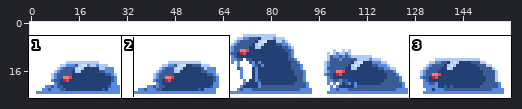
Sprite sheet: images/slime/attack.png. Above, an overview of the earlier version with the close-up marked.
Close-up. Old version:
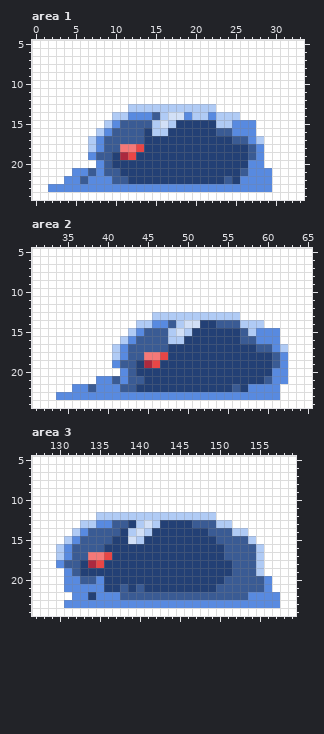
The file is 160x25 pixels. Shown: area 1: x 0..33, y 5..24; area 2: x 31..65, y 5..24; area 3: x 127..159, y 5..24. The commit also changed other parts of the picture, which this record leaves out.
The same view after the edit:
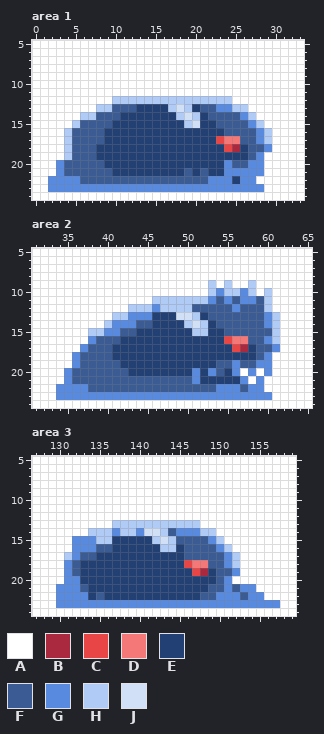
Palette (. is transparent): A #ffffff  B #ab293f  C #e84646  D #f57878  E #234075  F #3a5b94  G #588ae0  H #b0cbf5  J #d2e0f7
Edits made:
--- area 1
@@ x 0..33 @@
 11 AAAAAAAAAAAAAAAAAAAAAAAAAAAAAAAAAA
-12 AAAAAAAAAAAAAAAAAAAAAAAAAAAAAAAAAA
-13 AAAAAAAAAAAAHHHHHHHHHHHAAAAAAAAAAA
-14 AAAAAAAAAAHHGGGFHJJGHHGHHHAAAAAAAA
-15 AAAAAAAAAHGFFFFHJHEEEEEHHGGGAAAAAA
-16 AAAAAAAAHGFFFFEHHEEEEEEFFGGGAAAAAA
-17 AAAAAAAHGFFFFFEEEEEEEEEEEFFGHAAAAA
-18 AAAAAAAHGFFDDCEEEEEEEEEEEEEFGAAAAA
-19 AAAAAAAGFFEBCEEEEEEEEEEEEEEFGAAAAA
-20 AAAAAAAAGFEEEEEEEEEEEEEEEEEGGAAAAA
-21 AAAAAGGFGFFEEEEEEEEEEEEEEEFGGGAAAA
-22 AAAAGGFGGGFFEEEEEEEEEEEEFEGGGGAAAA
-23 AAGGGGGGGGGGGGGGGGGGGGGGGGGGGGAAAA
+12 AAAAAAAAAAHHHHHHHHHHHHHHHAAAAAAAAA
+13 AAAAAAAAHHFFFEEEEHJHEFFGGHHAAAAAAA
+14 AAAAAAHHFFFEEEEEEEHJHEFFFFGHAAAAAA
+15 AAAAAHFFFFEEEEEEEEEHJEEFFFFGHAAAAA
+16 AAAAHFFFFEEEEEEEEEEEEEEEFFFFGHAAAA
+17 AAAAHFFFFEEEEEEEEEEEEEECDDFFGHAAAA
+18 AAAAHFFFEEEEEEEEEEEEEEEECBEFFGAAAA
+19 AAAAHFFFEEEEEEEEEEEEEEEEEEEFGAAAAA
+20 AAAGFFFFFEEEEEEEEEEEEEEEGFFGGAAAAA
+21 AAAGFFFFFFEEEEEEEEEFEFEEGGGGGAAAAA
+22 AAGGGGFFFFFFFFFFFFFFFFGGGEGGAAAAAA
+23 AAGGGGGGGGGGGGGGGGGGGGGGGGGGGAAAAA
 24 AAAAAAAAAAAAAAAAAAAAAAAAAAAAAAAAAA
--- area 2
@@ x 31..65 @@
  8 AAAAAAAAAAAAAAAAAAAAAAAAAAAAAAAAAAA
- 9 AAAAAAAAAAAAAAAAAAAAAAAAAAAAAAAAAAA
-10 AAAAAAAAAAAAAAAAAAAAAAAAAAAAAAAAAAA
-11 AAAAAAAAAAAAAAAAAAAAAAAAAAAAAAAAAAA
-12 AAAAAAAAAAAAAAAAAAAAAAAAAAAAAAAAAAA
-13 AAAAAAAAAAAAAAAHHHHHHHHHHHAAAAAAAAA
-14 AAAAAAAAAAAAAHHGGFHJJEEFFFHHHAAAAAA
-15 AAAAAAAAAAAAHGFFFHJHEEEEEEFHGGGAAAA
-16 AAAAAAAAAAAHGFFFFHHEEEEEEEFFGGGAAAA
-17 AAAAAAAAAAHGFFFFFEEEEEEEEEEEFFGHAAA
-18 AAAAAAAAAAHGFFDDCEEEEEEEEEEEEEFGAAA
-19 AAAAAAAAAAGFFEBCEEEEEEEEEEEEEEFGAAA
-20 AAAAAAAAAAAGFEEEEEEEEEEEEEEEEEGGAAA
-21 AAAAAAAAGGFGFFEEEEEEEEEEEEEEEFGGAAA
-22 AAAAAGGFGGGFFEEEEEEEEEEEEFEGGGGAAAA
-23 AAAGGGGGGGGGGGGGGGGGGGGGGGGGGGGAAAA
+ 9 AAAAAAAAAAAAAAAAAAAAAAHAHAAHAAAAAAA
+10 AAAAAAAAAAAAAAAAAAAAAAHGHHGHAHAAAAA
+11 AAAAAAAAAAAAAAAHHHHHHHGFGFGGFHAAAAA
+12 AAAAAAAAAAAAHHHGHHHHFFFFFGFFFHAAAAA
+13 AAAAAAAAAAHHGGGEEEJJHEFFFFFFFGHAAAA
+14 AAAAAAAAAHGGGFFEEEEHJHEFFFFFFGHAAAA
+15 AAAAAAAHHGGFFEEEEEEEHHEEFFFFFFHAAAA
+16 AAAAAAAGFFFEEEEEEEEEEEEECDDFFGHAAAA
+17 AAAAAAGFFFEEEEEEEEEEEEEEECBEFFGAAAA
+18 AAAAAGFFFFEEEEEEEEEEEEEEEEEEFGAAAAA
+19 AAAAAGFFFFFEEEEEEEEEEEEFFGFFGGAAAAA
+20 AAAAGFFFFFFFEEEEEEEEGEGFEGAGAGAAAAA
+21 AAAAGFFFFFFFFFFFFFFFGEEEEEGAGAAAAAA
+22 AAAGGGGFFFFFFFFFFFFFFFFGGGFGGAAAAAA
+23 AAAGGGGGGGGGGGGGGGGGGGGGGGGGGGAAAAA
 24 AAAAAAAAAAAAAAAAAAAAAAAAAAAAAAAAAAA
--- area 3
@@ x 127..159 @@
 11 AAAAAAAAAAAAAAAAAAAAAAAAAAAAAAAAA
-12 AAAAAAAAHHHHHHHHHHHHHHHAAAAAAAAAA
-13 AAAAAAHHGGFFEHJHEEEEFFFHHAAAAAAAA
-14 AAAAAHGFFFFEHJHEEEEEEEFFFHHAAAAAA
-15 AAAAHGFFFFEEJHEEEEEEEEEFFFFHAAAAA
-16 AAAHGFFFFEEEEEEEEEEEEEEEFFFFHAAAA
-17 AAAHGFFDDCEEEEEEEEEEEEEEFFFFHAAAA
-18 AAAGFFEBCEEEEEEEEEEEEEEEEFFFHAAAA
-19 AAAAGFEEEEEEEEEEEEEEEEEEEFFFHAAAA
-20 AAAAGGFFGEEEEEEEEEEEEEEEFFFFFGAAA
-21 AAAAGGGGGEEFEFEEEEEEEEEFFFFFFGAAA
-22 AAAAAGGEGGGFFFFFFFFFFFFFFFFGGGGAA
-23 AAAAGGGGGGGGGGGGGGGGGGGGGGGGGGGAA
+12 AAAAAAAAAAAAAAAAAAAAAAAAAAAAAAAAA
+13 AAAAAAAAAAHHHHHHHHHHHAAAAAAAAAAAA
+14 AAAAAAAHHHGHHGJJHFGGGHHAAAAAAAAAA
+15 AAAAAGGGHHEEEEEHJHFFFFGHAAAAAAAAA
+16 AAAAAGGGFFEEEEEEHHEFFFFGHAAAAAAAA
+17 AAAAHGFFEEEEEEEEEEEFFFFFGHAAAAAAA
+18 AAAAGFEEEEEEEEEEEEECDDFFGHAAAAAAA
+19 AAAAGFEEEEEEEEEEEEEECBEFFGAAAAAAA
+20 AAAAGGEEEEEEEEEEEEEEEEEFGAAAAAAAA
+21 AAAGGGFEEEEEEEEEEEEEEEFFGFGGAAAAA
+22 AAAGGGGEFEEEEEEEEEEEEFFGGGFGGAAAA
+23 AAAGGGGGGGGGGGGGGGGGGGGGGGGGGGGAA
 24 AAAAAAAAAAAAAAAAAAAAAAAAAAAAAAAAA
Where, in picture pixels (left, top, right, bottom), the same in both close-ups:
changed: (48, 96, 272, 192)
changed: (56, 280, 288, 400)
changed: (56, 512, 280, 608)
